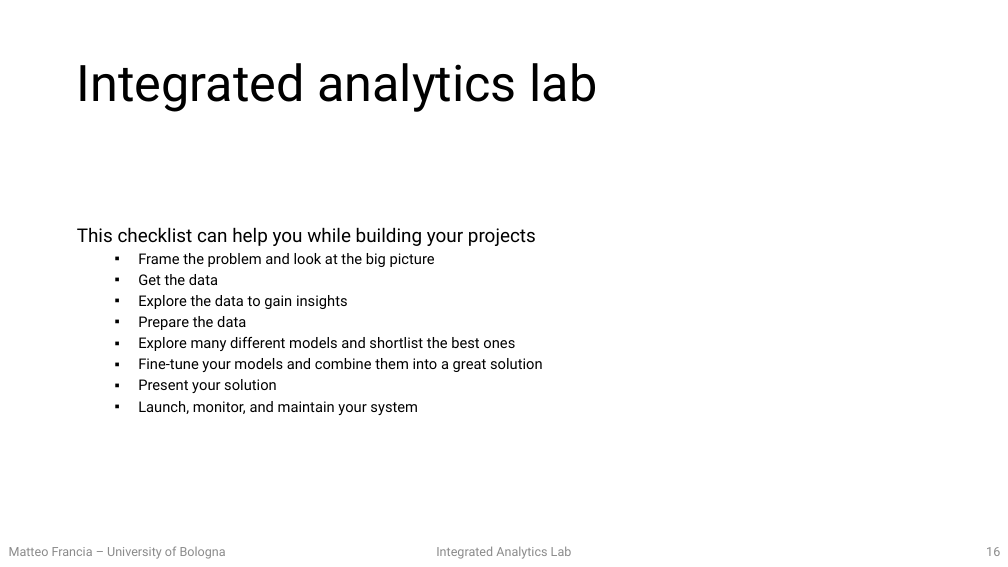
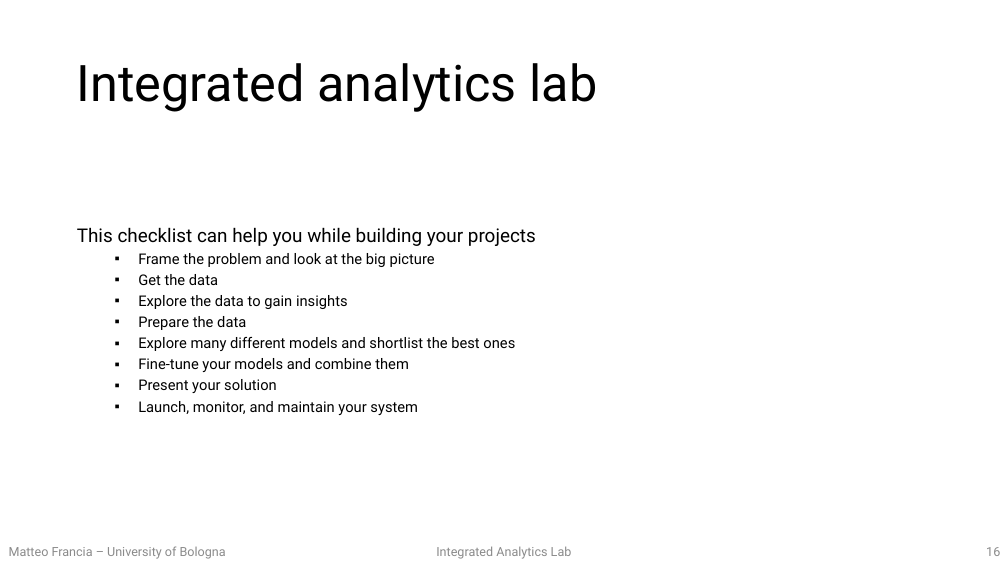
Before and after one commit to w4bo/teaching-handsondatapipelines, a slide deck: slide 16 of 00-slides.pptx. Drawn at 1008x567 pixels with LibreOffice and Linux fonts; fonts in the diff are those of the drawing. Boxes give left, top, right and bottom in pixels: in the first picture for what was removed or moved away, otherwise in the second. Text is boxed around its words. In the diff, an @@ line names an element or a change of style, - is before the commit and + after.

```diff
--- a/00-slides.pptx
+++ b/00-slides.pptx
@@ text at box(138, 358, 409, 372): text changed @@
-  ▪ Fine-tune your models and combine them into a great solution
+  ▪ Fine-tune your models and combine them
```
Also in this commit, not shown: 4 other slides changed, 3 other files.
